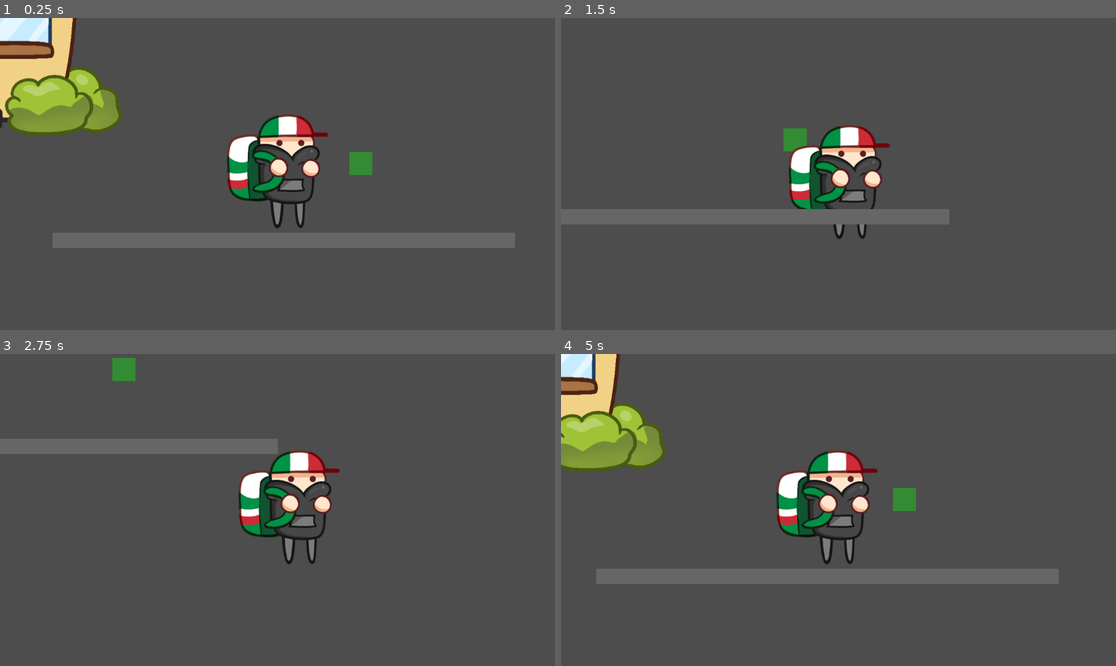
Above: before the commit, frames 1-4 (two rows, left to right).
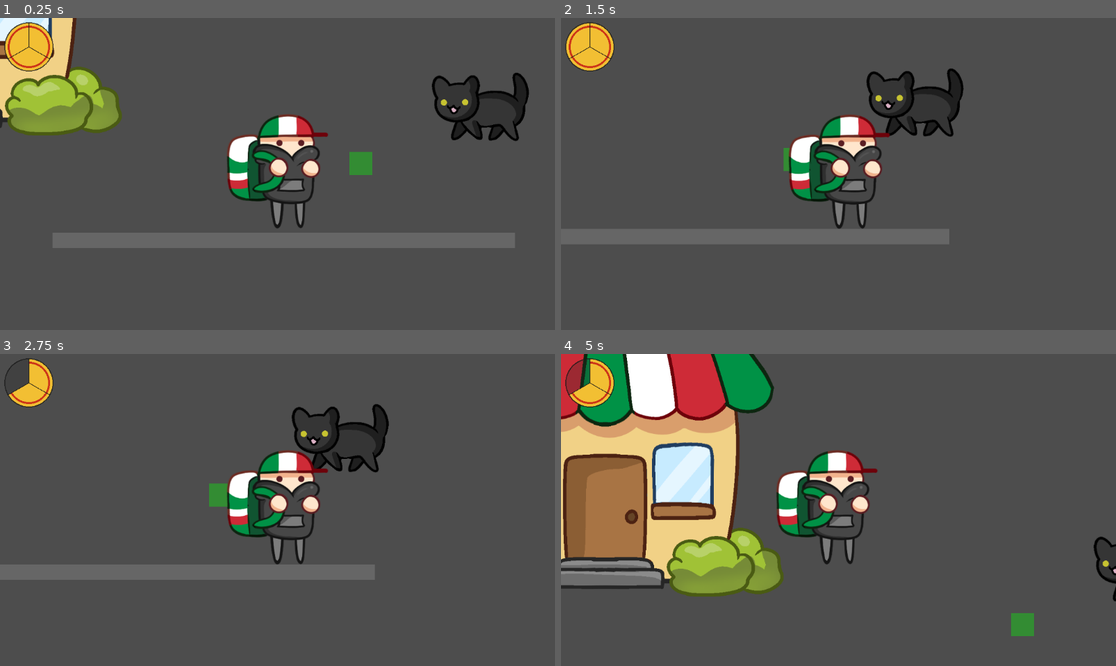
Above: after the commit, the same moments.

Repository: NotAJunkie2/strange-places-brackeys-game-jam
Game: Godot game, scene res://scene/playground.tscn
The game is run twice, just before and just after one commit, with the same random seed, the same clock (stepped at 60 frames per second) and the same inputs.
Inputs:
- Up to frame 1 (0.25 s): no input
- Up to frame 2 (1.5 s): tap Enter (ui_accept) at 0.5, 0.77, 0.8, 1.07, 1.35 s; hold D (move_right) 0.53-1.28 s; hold E (interact) 0.53-1.28 s; hold S (move_down) from 1.28 s (still down)
- Up to frame 3 (2.75 s): tap Enter (ui_accept) at 1.52, 1.82, 2.3 s; tap E (interact) at 1.55 s; release S (move_down) at 2.03 s; hold D (move_right) from 2.03 s (still down); hold E (interact) from 2.03 s (still down)
- Up to frame 4 (5 s): release D (move_right) at 2.78 s; release E (interact) at 2.78 s; hold W (move_up) 2.78-3.53 s; tap E (interact) at 2.85, 4.35 s; tap Enter (ui_accept) at 3.02, 3.32, 4.52, 4.82 s; hold Enter (ui_accept) 3.53-4.28 s; hold A (move_left) from 3.53 s (still down)

The runs differ from the first frame. In frame 1, 2.6% of the frame differs, in the area x 0-96%, y 1-40%; in frame 2, 13%; in frame 3, 12%; in frame 4, 29%, in the area x 0-100%, y 0-91%.

Commit message:
feat: pizza health bar, damage animation, and death screen
- Add pizza-shaped health bar (slices disappear on damage)
- Health scales with PizzaModifier (FRAGILE=1, UNSTABLE=3, others=6)
- Add red flash damage animation using tweens
- Add death screen with fade-in and retry on E

Diff:
--- a/scene/character.tscn
+++ b/scene/character.tscn
@@ -6,6 +6,8 @@
 [ext_resource type="Script" uid="uid://bske0ia2j0v15" path="res://scripts/StateMachine/States/WalkState.gd" id="3_walk"]
 [ext_resource type="Script" uid="uid://c4bvu8fbala1v" path="res://scripts/StateMachine/States/IdleState.gd" id="4_idle"]
 [ext_resource type="Script" uid="uid://c0tkp4cstk5my" path="res://scripts/StateMachine/States/HiddenState.gd" id="6_hidden"]
+[ext_resource type="PackedScene" path="res://scene/ui/health_bar.tscn" id="7_hb"]
+[ext_resource type="PackedScene" path="res://scene/ui/death_screen.tscn" id="8_ds"]
 
 [sub_resource type="CapsuleShape2D" id="CapsuleShape2D_mbevu"]
 radius = 64.0
@@ -40,7 +42,7 @@
 z_as_relative = false
 shape = SubResource("CircleShape2D_interact")
 
-[node name="Sprite2D" type="Sprite2D" parent="." unique_id=2016254237]
+[node name="Sprite2D_TOREMOVE" type="Sprite2D" parent="." unique_id=2016254237]
 texture = ExtResource("2_p3t0x")
 region_rect = Rect2(1.755, 58.5, 61.245, 71)
 
@@ -82,3 +84,11 @@
 z_as_relative = false
 position = Vector2(29, 103)
 shape = SubResource("RectangleShape2D_p3t0x")
+
+[node name="CanvasLayer" type="CanvasLayer" parent="." unique_id=415140961]
+
+[node name="HealthBar" parent="CanvasLayer" unique_id=563177312 instance=ExtResource("7_hb")]
+layout_mode = 3
+anchors_preset = 0
+
+[node name="DeathScreen" parent="CanvasLayer" instance=ExtResource("8_ds")]
--- /dev/null
+++ b/scene/enemies/enemy.tscn
@@ -0,0 +1,30 @@
+[gd_scene format=3 uid="uid://w6n68w3omhrw"]
+
+[ext_resource type="Script" uid="uid://cbmm1e6pib1n6" path="res://scripts/enemies/enemy.gd" id="1_x1d7m"]
+[ext_resource type="Texture2D" uid="uid://d0w6jxsjhv8rd" path="res://assets/enemies/Cat_01.png" id="2_rlt6u"]
+
+[sub_resource type="RectangleShape2D" id="RectangleShape2D_fkmyt"]
+size = Vector2(198, 124)
+
+[sub_resource type="RectangleShape2D" id="RectangleShape2D_33syf"]
+size = Vector2(176, 53.5)
+
+[node name="enemy" type="RigidBody2D" unique_id=329662660]
+collision_layer = 5
+gravity_scale = 0.0
+script = ExtResource("1_x1d7m")
+
+[node name="Sprite2D" type="Sprite2D" parent="." unique_id=1721068949]
+texture = ExtResource("2_rlt6u")
+
+[node name="Area2D" type="Area2D" parent="." unique_id=1136897645]
+collision_layer = 2
+
+[node name="CollisionShape2D" type="CollisionShape2D" parent="Area2D" unique_id=2044269967]
+position = Vector2(13, 27)
+shape = SubResource("RectangleShape2D_fkmyt")
+debug_color = Color(0.8007493, 0.13580313, 0.095779784, 0.41960785)
+
+[node name="CollisionShape2D" type="CollisionShape2D" parent="." unique_id=1534165482]
+position = Vector2(14, 60)
+shape = SubResource("RectangleShape2D_33syf")
--- a/scene/playground.tscn
+++ b/scene/playground.tscn
@@ -4,6 +4,7 @@
 [ext_resource type="PackedScene" uid="uid://bpbnwisg6045y" path="res://scene/bush.tscn" id="2_clejj"]
 [ext_resource type="PackedScene" uid="uid://dowf5y8o6vv8o" path="res://scene/pizza_place.tscn" id="3_2ob5w"]
 [ext_resource type="PackedScene" uid="uid://de4w0b5fijltx" path="res://scene/delivery_zone.tscn" id="3_clejj"]
+[ext_resource type="PackedScene" uid="uid://w6n68w3omhrw" path="res://scene/enemies/enemy.tscn" id="5_c13q2"]
 
 [sub_resource type="RectangleShape2D" id="RectangleShape2D_floor"]
 size = Vector2(1200, 40)
@@ -19,6 +20,7 @@
 
 [node name="Floor" type="StaticBody2D" parent="." unique_id=2126393093]
 position = Vector2(0, 200)
+collision_layer = 4
 
 [node name="CollisionShape2D" type="CollisionShape2D" parent="Floor" unique_id=2132535159]
 shape = SubResource("RectangleShape2D_floor")
@@ -37,6 +39,7 @@
 position = Vector2(1709, -953)
 
 [node name="PizzaPlace" parent="." unique_id=1602411763 instance=ExtResource("3_2ob5w")]
-z_as_relative = false
-y_sort_enabled = true
 position = Vector2(-901, -486)
+
+[node name="enemy" parent="." unique_id=329662660 instance=ExtResource("5_c13q2")]
+position = Vector2(510, -147)
--- /dev/null
+++ b/scene/ui/death_screen.tscn
@@ -0,0 +1,53 @@
+[gd_scene load_steps=3 format=3]
+
+[ext_resource type="Script" path="res://scripts/ui/DeathScreen.gd" id="1_ds"]
+
+[sub_resource type="LabelSettings" id="LabelSettings_title"]
+font_size = 48
+font_color = Color(0.9, 0.2, 0.2, 1)
+outline_size = 4
+outline_color = Color(0, 0, 0, 1)
+
+[node name="DeathScreen" type="Control"]
+layout_mode = 3
+anchors_preset = 15
+anchor_right = 1.0
+anchor_bottom = 1.0
+grow_horizontal = 2
+grow_vertical = 2
+script = ExtResource("1_ds")
+
+[node name="Background" type="ColorRect" parent="."]
+layout_mode = 1
+anchors_preset = 15
+anchor_right = 1.0
+anchor_bottom = 1.0
+grow_horizontal = 2
+grow_vertical = 2
+color = Color(0, 0, 0, 0.7)
+
+[node name="VBoxContainer" type="VBoxContainer" parent="."]
+layout_mode = 1
+anchors_preset = 8
+anchor_left = 0.5
+anchor_top = 0.5
+anchor_right = 0.5
+anchor_bottom = 0.5
+offset_left = -200.0
+offset_top = -60.0
+offset_right = 200.0
+offset_bottom = 60.0
+grow_horizontal = 2
+grow_vertical = 2
+alignment = 1
+
+[node name="Title" type="Label" parent="VBoxContainer"]
+layout_mode = 2
+text = "Pizza Dropped!"
+label_settings = SubResource("LabelSettings_title")
+horizontal_alignment = 1
+
+[node name="Subtitle" type="Label" parent="VBoxContainer"]
+layout_mode = 2
+text = "Press E to retry"
+horizontal_alignment = 1
--- /dev/null
+++ b/scene/ui/health_bar.tscn
@@ -0,0 +1,10 @@
+[gd_scene load_steps=2 format=3]
+
+[ext_resource type="Script" path="res://scripts/ui/HealthBar.gd" id="1_hb"]
+
+[node name="HealthBar" type="Control"]
+offset_left = 10.0
+offset_top = 10.0
+offset_right = 130.0
+offset_bottom = 130.0
+script = ExtResource("1_hb")
--- a/scripts/Character.gd
+++ b/scripts/Character.gd
@@ -5,10 +5,28 @@
 @onready var state_machine: StateMachine = $StateMachine
 @onready var interaction_area: Area2D = $Area2D
 @onready var interact_label: Label = $InteractLabel
+@onready var health_bar: HealthBar = $CanvasLayer/HealthBar
 
 var is_hidden: bool = false
 var can_interact: bool = false
 var current_interactible: GenericInteractible = null
+
+var health: int
+var max_health: int = 3
+
+const MODIFIER_HEALTH := {
+	Enums.PizzaModifier.FRAGILE: 1,
+	Enums.PizzaModifier.UNSTABLE: 3,
+	Enums.PizzaModifier.UMBRAL: 6,
+	Enums.PizzaModifier.SUCCULENT: 6,
+	Enums.PizzaModifier.NORMAL: 6,
+}
+
+
+func _ready() -> void:
+	health = max_health
+	health_bar.init_health(max_health)
+
 
 func _unhandled_input(event: InputEvent) -> void:
 	state_machine.process_input(event)
@@ -23,3 +41,34 @@
 
 func _physics_process(delta: float) -> void:
 	state_machine.process_physics(delta)
+
+
+func damage(amount: int) -> void:
+	health -= amount
+	health_bar.update_health(health)
+	_damage_anim()
+	if health <= 0:
+		_die()
+		return
+
+
+func _damage_anim() -> void:
+	var tween := create_tween()
+	modulate = Color(1, 0.3, 0.3)
+	tween.tween_property(self, "modulate", Color.WHITE, 0.3)
+
+
+func _die() -> void:
+	set_physics_process(false)
+	set_process(false)
+	set_process_unhandled_input(false)
+	velocity = Vector2.ZERO
+	var death_screen: Control = $CanvasLayer/DeathScreen
+	death_screen.show_screen()
+
+
+#permet de set le modifier au player
+func set_modifier(modifier: Enums.PizzaModifier) -> void:
+	max_health = MODIFIER_HEALTH.get(modifier, 6)
+	health = max_health
+	health_bar.init_health(max_health)
--- /dev/null
+++ b/scripts/enemies/enemy.gd
@@ -0,0 +1,18 @@
+extends Node
+
+
+@onready var hurt_box: Area2D = $Area2D
+@export var damage: int = 1
+
+
+func _ready() -> void:
+	hurt_box.body_entered.connect(_on_body_entered)
+	hurt_box.body_exited.connect(_on_body_exited)
+
+func _on_body_entered(body: Node) -> void:
+	if body.is_in_group("character") and hurt_box.monitoring:
+		body.damage(damage)
+
+func _on_body_exited(body: Node) -> void:
+	if body.is_in_group("character") and hurt_box.monitoring:
+		print("did damage no leaving")
--- /dev/null
+++ b/scripts/ui/DeathScreen.gd
@@ -0,0 +1,20 @@
+class_name DeathScreen extends Control
+
+
+func _ready() -> void:
+	visible = false
+	set_process_input(false)
+
+
+func show_screen() -> void:
+	visible = true
+	set_process_input(true)
+	# Fade in
+	modulate.a = 0.0
+	var tween := create_tween()
+	tween.tween_property(self, "modulate:a", 1.0, 0.5)
+
+
+func _input(event: InputEvent) -> void:
+	if event.is_action_pressed("interact") or event.is_action_pressed("ui_accept"):
+		get_tree().reload_current_scene()
--- /dev/null
+++ b/scripts/ui/HealthBar.gd
@@ -0,0 +1,79 @@
+class_name HealthBar extends Control
+
+const PIZZA_RADIUS := 50.0
+const CRUST_WIDTH := 6.0
+const COLOR_FULL := Color(0.95, 0.75, 0.2)
+const COLOR_CRUST := Color(0.75, 0.5, 0.15)
+const COLOR_SAUCE := Color(0.8, 0.2, 0.1)
+const COLOR_EMPTY := Color(0.15, 0.15, 0.15, 0.3)
+const COLOR_OUTLINE := Color(0.1, 0.1, 0.1, 0.8)
+
+var max_hp: int = 6
+var current_hp: int = 6
+
+
+func _ready() -> void:
+	custom_minimum_size = Vector2(PIZZA_RADIUS * 2 + 20, PIZZA_RADIUS * 2 + 20)
+
+
+func init_health(new_max_hp: int) -> void:
+	max_hp = new_max_hp
+	current_hp = new_max_hp
+	queue_redraw()
+
+
+func update_health(hp: int) -> void:
+	current_hp = hp
+	queue_redraw()
+
+
+func _draw() -> void:
+	if max_hp <= 0:
+		return
+
+	var center := Vector2(PIZZA_RADIUS + 10, PIZZA_RADIUS + 10)
+	var slice_angle := TAU / max_hp
+	var start_offset := -PI / 2
+
+	# Draw each slice
+	for i in max_hp:
+		var angle_start := start_offset + i * slice_angle
+		var angle_end := angle_start + slice_angle
+		var color: Color = COLOR_FULL if i < current_hp else COLOR_EMPTY
+
+		# Pizza slice (filled triangle/arc)
+		var points := PackedVector2Array()
+		points.append(center)
+		var steps := 12
+		for s in range(steps + 1):
+			var a := angle_start + (angle_end - angle_start) * s / steps
+			points.append(center + Vector2(cos(a), sin(a)) * PIZZA_RADIUS)
+		draw_colored_polygon(points, color)
+
+		# Sauce layer (slightly smaller)
+		if i < current_hp:
+			var sauce_points := PackedVector2Array()
+			sauce_points.append(center)
+			var inner_r := PIZZA_RADIUS - CRUST_WIDTH
+			for s in range(steps + 1):
+				var a := angle_start + (angle_end - angle_start) * s / steps
+				sauce_points.append(center + Vector2(cos(a), sin(a)) * inner_r)
+			draw_colored_polygon(sauce_points, COLOR_SAUCE)
+
+			# Cheese on top (smaller again)
+			var cheese_points := PackedVector2Array()
+			cheese_points.append(center)
+			var cheese_r := PIZZA_RADIUS - CRUST_WIDTH - 4
+			for s in range(steps + 1):
+				var a := angle_start + (angle_end - angle_start) * s / steps
+				cheese_points.append(center + Vector2(cos(a), sin(a)) * cheese_r)
+			draw_colored_polygon(cheese_points, COLOR_FULL)
+
+	# Slice divider lines
+	for i in max_hp:
+		var angle := start_offset + i * slice_angle
+		var edge := center + Vector2(cos(angle), sin(angle)) * PIZZA_RADIUS
+		draw_line(center, edge, COLOR_OUTLINE, 1.5)
+
+	# Outer circle outline
+	draw_arc(center, PIZZA_RADIUS, 0, TAU, 64, COLOR_OUTLINE, 2.0)
Binary file removed: assets/Idle.png
Binary file added: assets/enemies/Cat_01.png
Not shown, changed: assets/enemies/Cat_01.png.import
Not shown, added: scripts/enemies/enemy.gd.uid
Not shown, added: scripts/ui/DeathScreen.gd.uid
Not shown, added: scripts/ui/HealthBar.gd.uid
Not shown, added: scene/enemies/enemy.tscn8425131971.tmp
Not shown, added: scene/enemies/enemy.tscn8440992296.tmp
